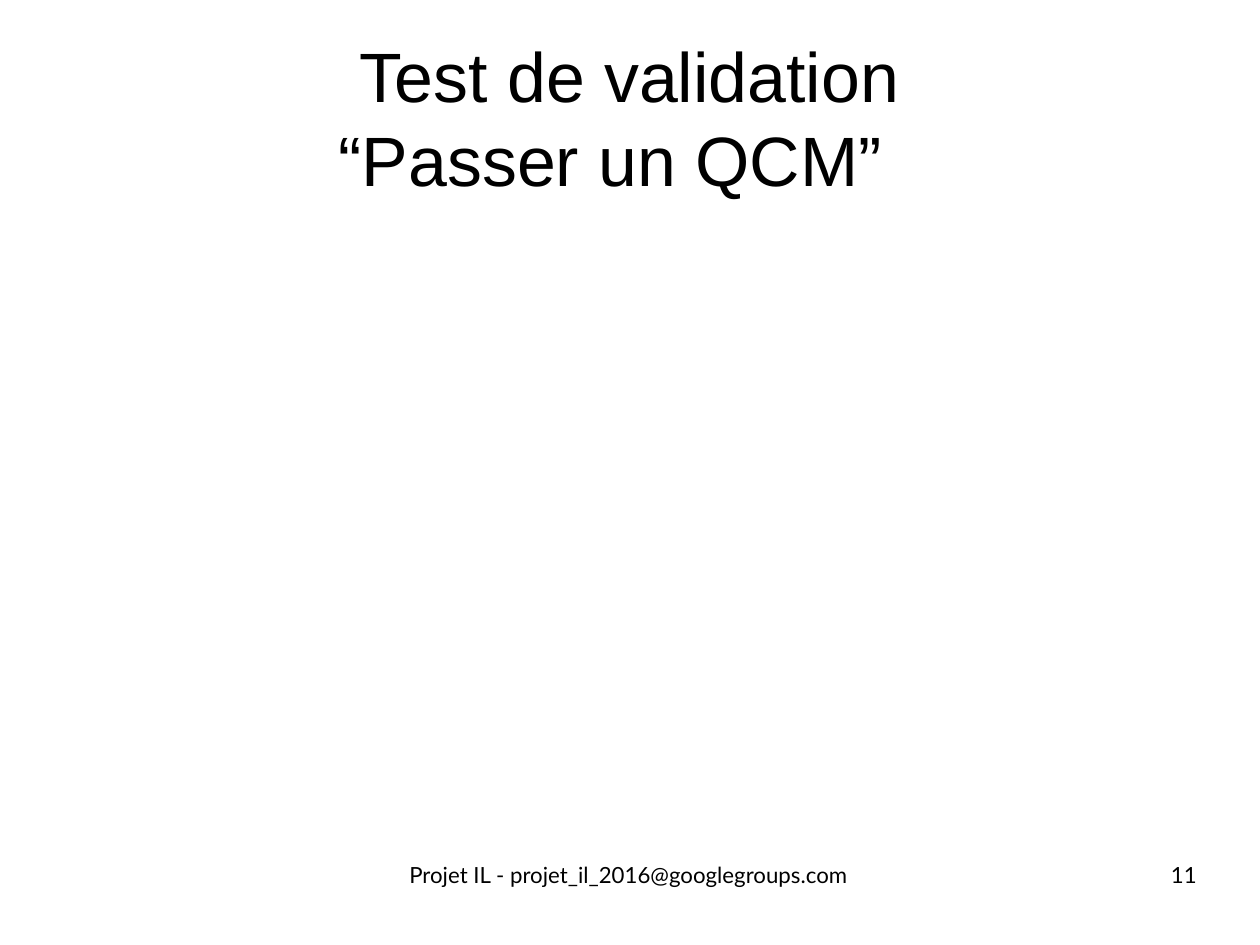
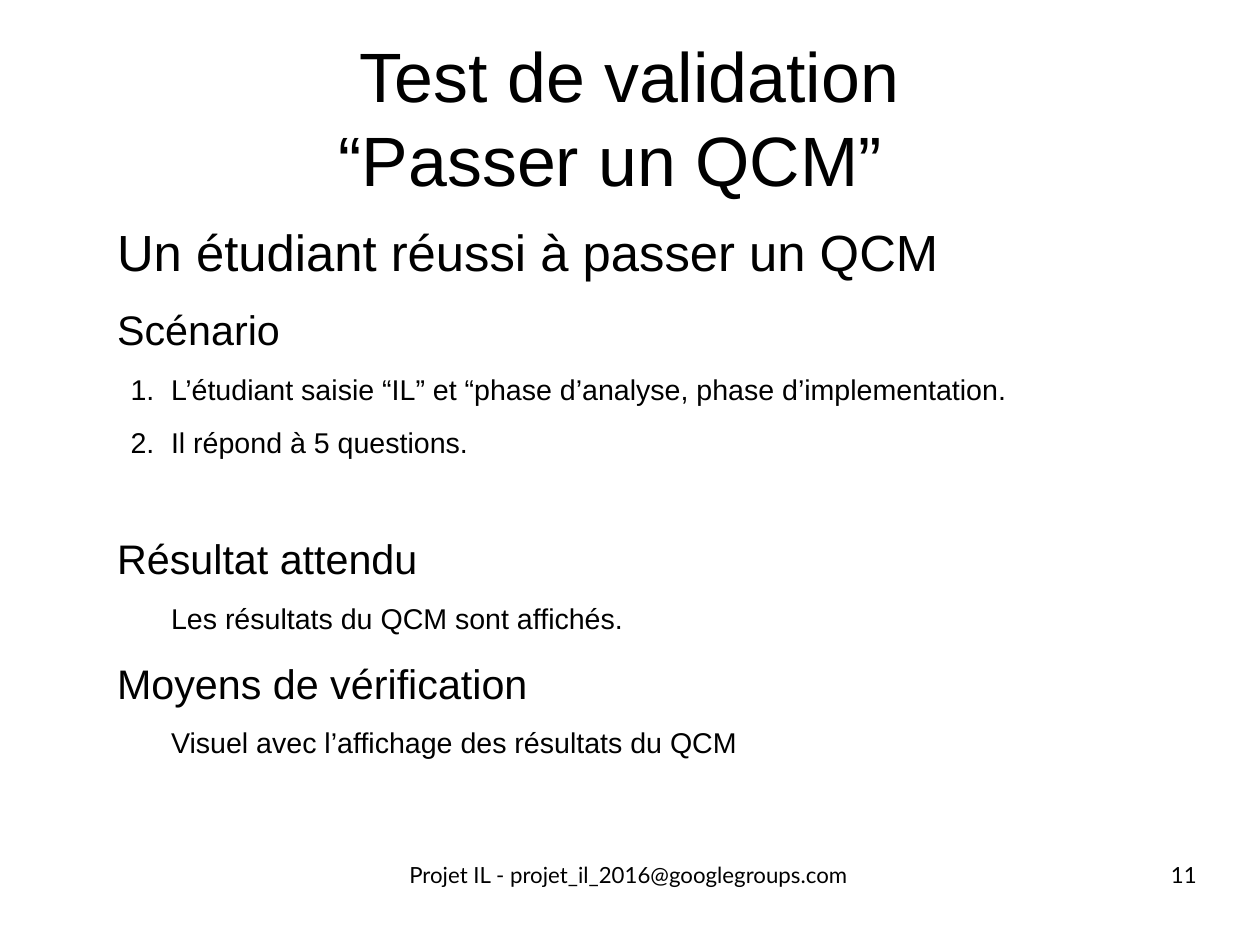
Before and after one commit to ScreachFr/ecours_DMCSBG, a slide deck: slide 11 of vrac/all/pres1_17102016.odp. Drawn at 1260x945 pixels with LibreOffice and Linux fonts; fonts in the diff are those of the drawing. Boxes give left, top, right and bottom in pixels: in the first picture for what was removed or moved away, otherwise in the second. Text is boxed around its words. In the diff, an @@ line names an element or a change of style, - is before the commit and + after.

Commit message:
Ajout des tests de PasserQCM et mise à jour de la présentation.

```diff
--- a/vrac/all/pres1_17102016.odp
+++ b/vrac/all/pres1_17102016.odp
@@ text added at [117,233,1006,759], 18 pt, text #000000 @@
+Un étudiant réussi à passer un QCM
+Scénario
+  1. L’étudiant saisie “IL” et “phase d’analyse, phase d’implementation.
+  2. Il répond à 5 questions.
+Résultat attendu
+  Les résultats du QCM sont affichés.
+Moyens de vérification
+  Visuel avec l’affichage des résultats du QCM
```
Also in this commit, not shown: 1 other slide changed, 4 other files.
